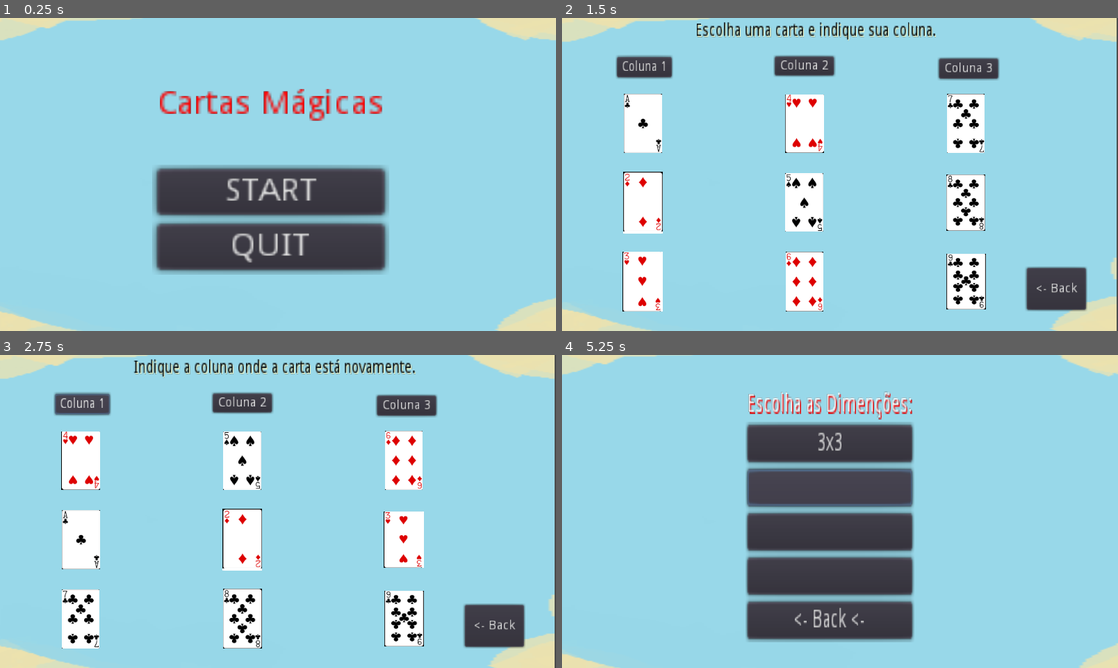
Above: before the commit, frames 1-4 (two rows, left to right).
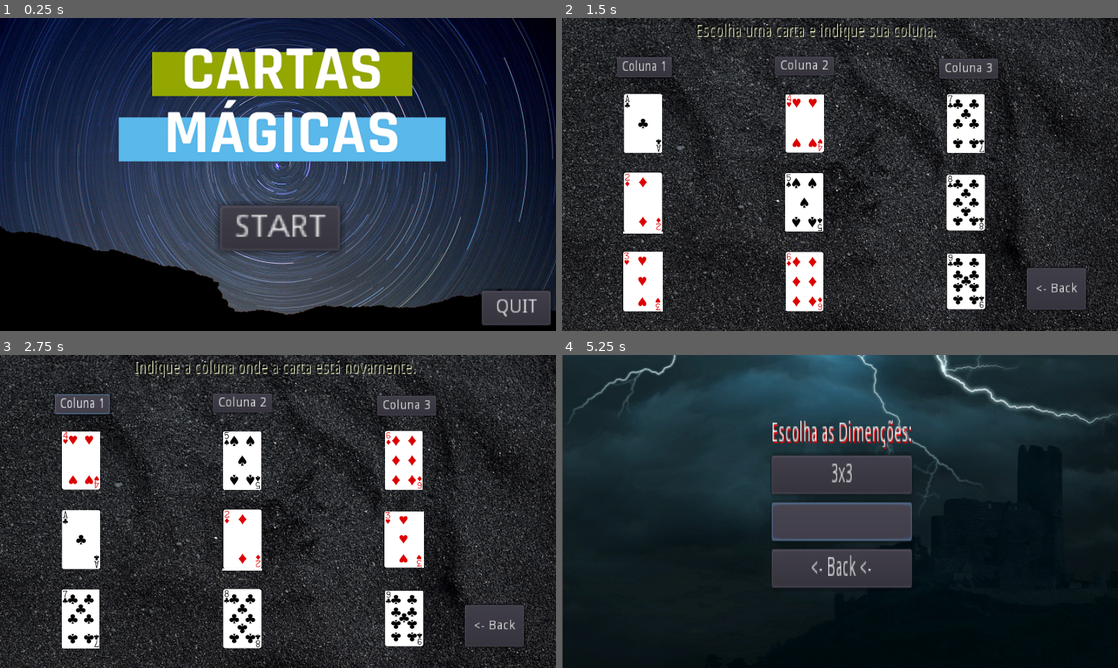
Above: after the commit, the same moments.

Repository: VictorEmanuelLima/Cartas-Magicas-jogo
Game: Godot game, scene res://menu.tscn
Same seed, same stepped clock (60 frames per second), same inputs: the game is played once before the commit and once after it.
Inputs (mouse positions are in pixels of both pictures, inside the frame that each line leads up to; where the layout moved, square brackets give the same spot in the first picture):
- Up to frame 1 (0.25 s): no input
- Up to frame 2 (1.5 s): click "START" at 0.5 s; click "3x3" at 1.25 s
- Up to frame 3 (2.75 s): click "Coluna 1" at 2 s
- Up to frame 4 (5.25 s): click "Coluna 2" at 2.75 s; click "Coluna 3" at 3.5 s; click "<- Back" at 4.25 s; click (840, 520) [828, 486] at 5 s

The runs differ from the first frame. In frame 1, 93% of the frame differs, in the area x 0-100%, y 0-100%; in frame 2, 85%; in frame 3, 85%; in frame 4, 93%.

Commit message:
add v3 .apk

Diff:
--- a/Cartas Magicas(code)/3x3.tscn
+++ b/Cartas Magicas(code)/3x3.tscn
@@ -11,6 +11,7 @@
 [ext_resource path="res://imagens/A1.png" type="Texture" id=9]
 [ext_resource path="res://imagens/A4.png" type="Texture" id=10]
 [ext_resource path="res://imagens/A9.png" type="Texture" id=11]
+[ext_resource path="res://imagens/fundo 3x3.png" type="Texture" id=12]
 
 [node name="3x3" type="Node2D"]
 scale = Vector2( 1.24, 1.21303 )
@@ -20,8 +21,9 @@
 }
 
 [node name="label" parent="." instance=ExtResource( 1 )]
-position = Vector2( 512.613, 300 )
-scale = Vector2( 5.14295, -2.04844 )
+position = Vector2( 514.647, 296.503 )
+scale = Vector2( 1.43892, 1.46421 )
+texture = ExtResource( 12 )
 
 [node name="A0" type="Sprite" parent="."]
 position = Vector2( 150, 200 )
--- a/Cartas Magicas(code)/label.tscn
+++ b/Cartas Magicas(code)/label.tscn
@@ -1,8 +1,8 @@
 [gd_scene load_steps=2 format=2]
 
-[ext_resource path="res://imagens/labol.png" type="Texture" id=1]
+[ext_resource path="res://imagens/tela inicial.png" type="Texture" id=1]
 
 [node name="label" type="Sprite"]
-position = Vector2( 515.908, 302.906 )
-scale = Vector2( 5.10111, -2.02594 )
+position = Vector2( 641.85, 361.203 )
+scale = Vector2( 1.79249, 1.77406 )
 texture = ExtResource( 1 )
--- a/Cartas Magicas(code)/menu.tscn
+++ b/Cartas Magicas(code)/menu.tscn
@@ -4,21 +4,30 @@
 [ext_resource path="res://menu.gd" type="Script" id=2]
 
 [node name="Node2D" type="Node2D"]
-position = Vector2( 110.568, -0.963261 )
+position = Vector2( 110.568, 1.41516 )
 scale = Vector2( 1.2948, 1.232 )
 script = ExtResource( 2 )
+
+[node name="labol" parent="." instance=ExtResource( 1 )]
+position = Vector2( 410.301, 295.591 )
+scale = Vector2( 1.38939, 1.46422 )
+
+[node name="Button2" type="Button" parent="."]
+margin_left = 771.0
+margin_top = 508.0
+margin_right = 826.0
+margin_bottom = 533.0
+rect_scale = Vector2( 2.23571, 2.59091 )
+text = "QUIT"
 __meta__ = {
-"_edit_group_": true
+"_edit_use_anchors_": false
 }
 
-[node name="labol" parent="." instance=ExtResource( 1 )]
-position = Vector2( 404.79, 296.556 )
-
 [node name="CenterContainer" type="CenterContainer" parent="."]
-margin_left = 193.937
-margin_top = 132.692
-margin_right = 287.937
-margin_bottom = 211.692
+margin_left = 278.723
+margin_top = 249.529
+margin_right = 340.723
+margin_bottom = 317.529
 rect_scale = Vector2( 4.30192, 4.27838 )
 __meta__ = {
 "_edit_group_": true,
@@ -26,26 +35,14 @@
 }
 
 [node name="VBoxContainer" type="VBoxContainer" parent="CenterContainer"]
-margin_right = 94.0
-margin_bottom = 79.0
-
-[node name="Label" type="Label" parent="CenterContainer/VBoxContainer"]
-margin_right = 94.0
-margin_bottom = 31.0
-custom_colors/font_color = Color( 0.996078, 0, 0, 1 )
-text = "Cartas Mágicas
-"
+margin_left = 6.0
+margin_top = 24.0
+margin_right = 56.0
+margin_bottom = 44.0
 
 [node name="Button" type="Button" parent="CenterContainer/VBoxContainer"]
-margin_top = 35.0
-margin_right = 94.0
-margin_bottom = 55.0
+margin_right = 50.0
+margin_bottom = 20.0
 text = "START"
-
-[node name="Button2" type="Button" parent="CenterContainer/VBoxContainer"]
-margin_top = 59.0
-margin_right = 94.0
-margin_bottom = 79.0
-text = "QUIT"
+[connection signal="pressed" from="Button2" to="." method="_on_Button2_pressed"]
 [connection signal="pressed" from="CenterContainer/VBoxContainer/Button" to="." method="_on_Button_pressed"]
-[connection signal="pressed" from="CenterContainer/VBoxContainer/Button2" to="." method="_on_Button2_pressed"]
--- a/Cartas Magicas(code)/menu2.tscn
+++ b/Cartas Magicas(code)/menu2.tscn
@@ -1,27 +1,28 @@
-[gd_scene load_steps=3 format=2]
+[gd_scene load_steps=4 format=2]
 
 [ext_resource path="res://label.tscn" type="PackedScene" id=1]
 [ext_resource path="res://menu2.gd" type="Script" id=2]
+[ext_resource path="res://imagens/menu2.png" type="Texture" id=3]
 
 [node name="Node2D" type="Node2D"]
 position = Vector2( 690.169, 364.647 )
-scale = Vector2( 1.33525, 1.2054 )
+scale = Vector2( 0.360955, -0.859133 )
 script = ExtResource( 2 )
 __meta__ = {
-"_edit_group_": true,
 "_edit_vertical_guides_": [ 117.43 ]
 }
 
 [node name="label" parent="." instance=ExtResource( 1 )]
-position = Vector2( -28.5092, 2.35334 )
-scale = Vector2( 5.2182, -2.10482 )
+position = Vector2( -107.58, 2.35334 )
+scale = Vector2( 4.99856, -2.10482 )
+texture = ExtResource( 3 )
 
 [node name="CenterContainer" type="CenterContainer" parent="."]
-margin_left = -285.554
-margin_top = -232.495
-margin_right = -46.5531
-margin_bottom = -98.4954
-rect_scale = Vector2( 1.93225, 3.51562 )
+margin_left = -856.354
+margin_top = 375.188
+margin_right = -617.354
+margin_bottom = 509.188
+rect_scale = Vector2( 6.09661, -5.22091 )
 __meta__ = {
 "_edit_group_": true,
 "_edit_use_anchors_": false
@@ -29,8 +30,9 @@
 
 [node name="VBoxContainer" type="VBoxContainer" parent="CenterContainer"]
 margin_left = 46.0
+margin_top = 24.0
 margin_right = 193.0
-margin_bottom = 134.0
+margin_bottom = 110.0
 
 [node name="Label" type="Label" parent="CenterContainer/VBoxContainer"]
 margin_right = 147.0
@@ -49,20 +51,10 @@
 margin_right = 147.0
 margin_bottom = 62.0
 
-[node name="Button3" type="Button" parent="CenterContainer/VBoxContainer"]
+[node name="Button5" type="Button" parent="CenterContainer/VBoxContainer"]
 margin_top = 66.0
 margin_right = 147.0
 margin_bottom = 86.0
-
-[node name="Button4" type="Button" parent="CenterContainer/VBoxContainer"]
-margin_top = 90.0
-margin_right = 147.0
-margin_bottom = 110.0
-
-[node name="Button5" type="Button" parent="CenterContainer/VBoxContainer"]
-margin_top = 114.0
-margin_right = 147.0
-margin_bottom = 134.0
 text = "<- Back <-"
 [connection signal="pressed" from="CenterContainer/VBoxContainer/Button" to="." method="_on_Button_pressed"]
 [connection signal="pressed" from="CenterContainer/VBoxContainer/Button5" to="." method="_on_Button5_pressed"]
Not shown: 1 places in Cartas Magicas(code)/3x3.tscn that only renumber resources
Binary file added: Cartas Magicas(code)/imagens/fundo 3x3.png
Not shown, added: Cartas Magicas(code)/imagens/fundo 3x3.png.import
Binary file added: Cartas Magicas(code)/imagens/menu2.png
Not shown, added: Cartas Magicas(code)/imagens/menu2.png.import
Binary file added: Cartas Magicas(code)/imagens/tela inicial.png
Not shown, added: Cartas Magicas(code)/imagens/tela inicial.png.import
Not shown, changed: versao Android/Cartas Magicas3.apk
